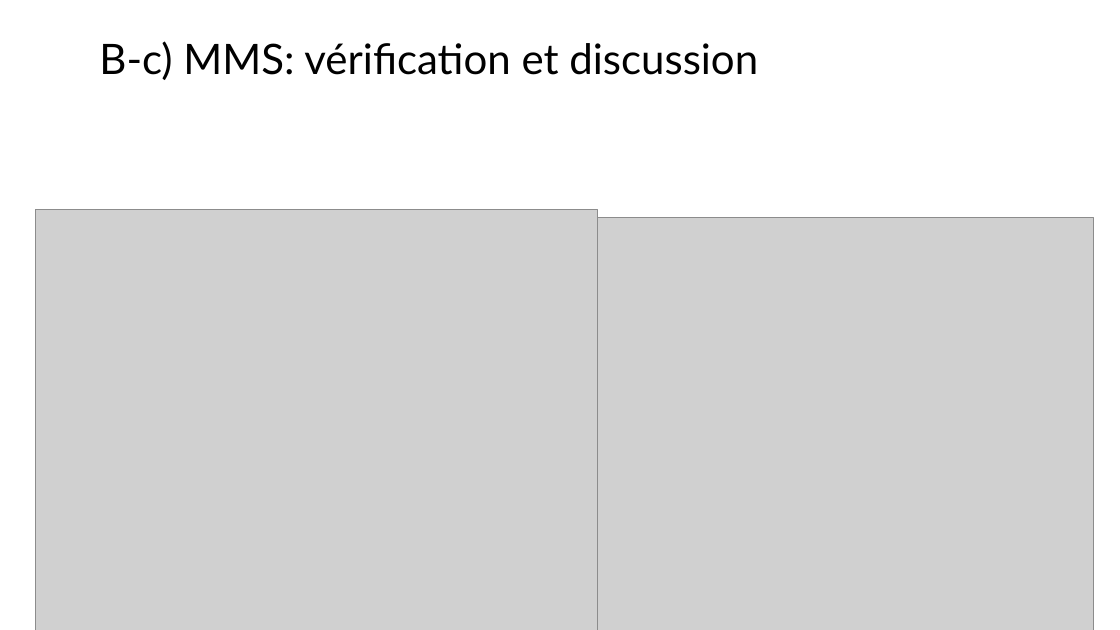
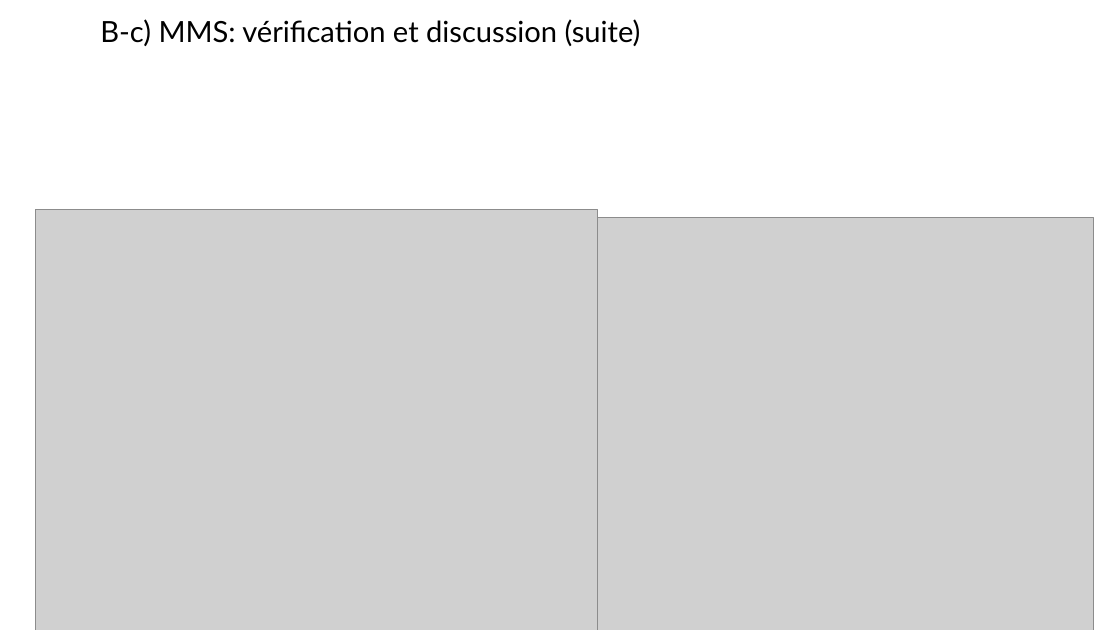
Before and after one commit to mehdibendaya/MEC8211DEV2, a slide deck: slide 13 of Devoir_2.pptx (slide 12 before the commit). Drawn at 1120x630 pixels with LibreOffice and Linux fonts; fonts in the diff are those of the drawing; grey boxes stand for pictures. Boxes give left, top, right and bottom in pixels: in the first picture for what was removed or moved away, otherwise in the second. Text is boxed around its words. In the diff, an @@ line names an element or a change of style, - is before the commit and + after.

```diff
--- a/Devoir_2.pptx
+++ b/Devoir_2.pptx
@@ text at bbox=[100, 19, 641, 46]: text changed; size 36 to 25 pt @@
-B-c) MMS: vérification et discussion
+B-c) MMS: vérification et discussion (suite)
```
Also in this commit, not shown: 8 other slides changed, 3 slides added, 1 slide removed.
